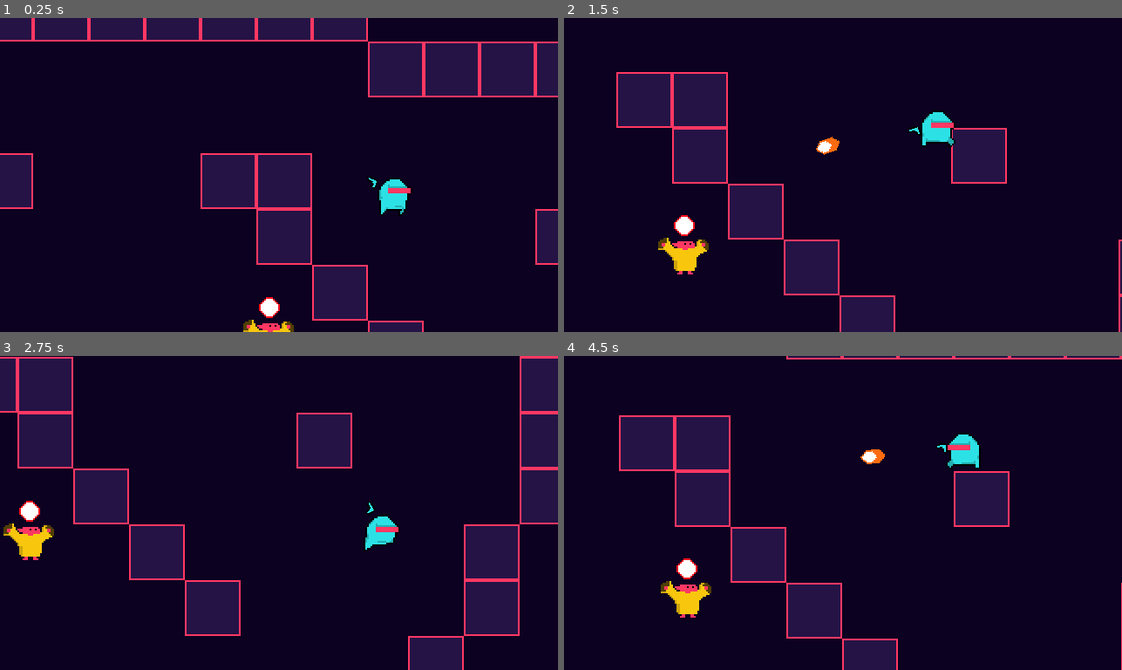
Above: before the commit, frames 1-4 (two rows, left to right).
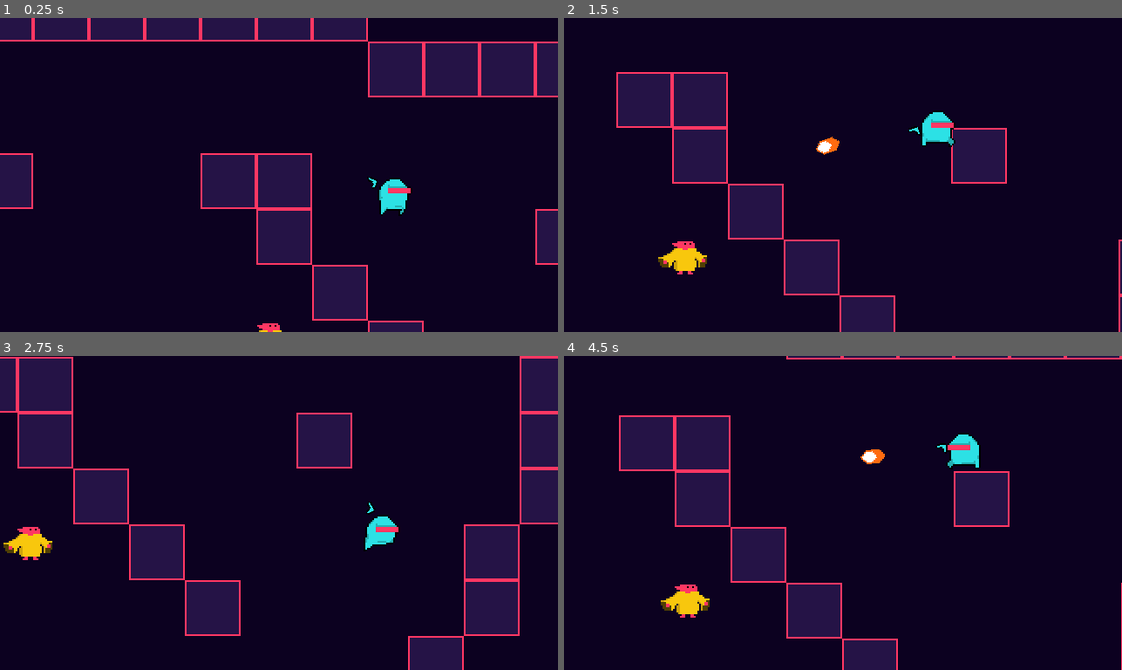
Above: after the commit, the same moments.

Repository: GregCK/RetroGun
Game: Godot game, scene res://World.tscn
Same seed, same stepped clock (60 frames per second), same inputs: the game is played once before the commit and once after it.
Inputs (mouse positions are in pixels of both pictures, inside the frame that each line leads up to):
- Up to frame 1 (0.25 s): no input
- Up to frame 2 (1.5 s): move the mouse to (965, 159) at 0.52 s; press the mouse at (965, 159) at 0.53 s; hold D (right) 0.53-1.28 s; move the mouse to (731, 190) at 1.27 s; release the mouse at (731, 190) at 1.28 s; hold S (down) from 1.28 s (still down); click (731, 190) at 1.35 s
- Up to frame 3 (2.75 s): move the mouse to (334, 443) at 2.02 s; release S (down) at 2.03 s; press the mouse at (334, 443) at 2.03 s; hold D (right) from 2.03 s (still down)
- Up to frame 4 (4.5 s): move the mouse to (815, 575) at 2.77 s; release D (right) at 2.78 s; release the mouse at (815, 575) at 2.78 s; hold W (up) 2.78-3.53 s; click (815, 575) at 2.85 s; move the mouse to (1010, 560) at 3.52 s; press the mouse at (1010, 560) at 3.53 s; hold A (left) from 3.53 s (still down); move the mouse to (675, 465) at 4.27 s; release the mouse at (675, 465) at 4.28 s; click (675, 465) at 4.35 s

The runs differ from the first frame. In frame 1, 0.3% of the frame differs, in the area x 43-53%, y 88-100%; in frame 2, 0.5%, in the area x 16-26%, y 62-80%; in frame 3, 0.5%; in frame 4, 0.5%.

Commit message:
goblin spawn orbs

Diff:
--- a/Enemies/EnemyBullet.gd
+++ b/Enemies/EnemyBullet.gd
@@ -3,7 +3,7 @@
 
 var direction : Vector2
 var velocity : Vector2
-const speed = 50
+const speed = 100
 
 
 # Called when the node enters the scene tree for the first time.
--- a/Enemies/Goblin.gd
+++ b/Enemies/Goblin.gd
@@ -4,14 +4,13 @@
 
 const Bullet = preload("res://Enemies/EnemyBullet.tscn")
 
-
-onready var playerDetectionZone = $PlayerDetectionZone
+onready var sprite = $Sprite
 onready var animationPlayer = $AnimationPlayer
 onready var firePoint = $FirePoint
 onready var shotTimer = $ShotTimer
 onready var playerCast = $FirePoint/PlayerCast
 
-export var shots_to_fire = 4
+export var shots_to_fire = 3
 var shots_fired = 0
 
 enum State{
@@ -31,29 +30,34 @@
 
 
 func _physics_process(delta):
-	if player != null:
-		can_see_player()
 
 	match current_state:
 		State.PATROL:
-			pass
+			if can_see_player():
+				set_state(State.AIM)
 		State.AIM:
 			pass
 		State.SHOOT:
 			pass
 
 func can_see_player():
-	var player_pos = player.get_global_position()
-	var ray_pos = playerCast.get_global_position()
-	var ray_vector = player_pos - ray_pos
-	playerCast.set_cast_to(ray_vector)
-	var coll = playerCast.get_collider()
-
+	if player != null:
+		var player_pos = player.get_global_position()
+		var ray_pos = playerCast.get_global_position()
+		var ray_vector = player_pos - ray_pos
+		playerCast.set_cast_to(ray_vector)
+		var coll = playerCast.get_collider()
+		if playerCast.is_colliding() and coll.is_in_group("player"):
+			return true
+		else:
+			return false
 
 
 func set_state(new_state: int):
 	if new_state == current_state:
 		return
+	elif new_state == State.PATROL:
+		sprite.set_frame(0)
 	if new_state == State.AIM:
 		animationPlayer.play("summon")
 	current_state = new_state
@@ -75,22 +79,12 @@
 
 
 
-func _on_PlayerDetectionZone_body_entered(body):
-	if body.is_in_group("player"):
-		player = body
-		var player_pos = player.get_global_position() * 2
-		player_pos = to_local(player_pos)
-		playerCast.set_cast_to(player_pos)
-		playerCast.force_raycast_update()
-		var cast_location = playerCast.get_cast_to()
 
-		var coll = playerCast.get_collider()
-		if playerCast.is_colliding() and coll.is_in_group("player"):
-			set_state(State.AIM)
 
 
 func _on_ShotTimer_timeout():
 	if shots_fired < shots_to_fire:
 		fire()
 	else:
+		shots_fired = 0
 		set_state(State.PATROL)
--- a/Enemies/Goblin.tscn
+++ b/Enemies/Goblin.tscn
@@ -65,9 +65,6 @@
 radius = 11.7791
 height = 1.13563
 
-[sub_resource type="CircleShape2D" id=6]
-radius = 154.978
-
 [node name="Goblin" type="KinematicBody2D" groups=[
 "enemies",
 ]]
@@ -79,7 +76,6 @@
 texture = ExtResource( 1 )
 vframes = 3
 hframes = 4
-frame = 7
 
 [node name="AnimationPlayer" type="AnimationPlayer" parent="."]
 anims/summon = SubResource( 1 )
@@ -103,16 +99,6 @@
 
 [node name="BlinkAnimationPlayer" parent="." instance=ExtResource( 5 )]
 
-[node name="PlayerDetectionZone" type="Area2D" parent="."]
-visible = false
-monitoring = false
-monitorable = false
-collision_layer = 0
-collision_mask = 10
-
-[node name="CollisionShape2D" type="CollisionShape2D" parent="PlayerDetectionZone"]
-shape = SubResource( 6 )
-
 [node name="FirePoint" type="Position2D" parent="."]
 position = Vector2( 0, -10.692 )
 
@@ -123,9 +109,9 @@
 
 [node name="ShotTimer" type="Timer" parent="."]
 wait_time = 0.5
+one_shot = true
 [connection signal="no_health" from="Stats" to="." method="_on_Stats_no_health"]
 [connection signal="area_entered" from="Hurtbox" to="." method="_on_Hurtbox_area_entered"]
-[connection signal="body_entered" from="PlayerDetectionZone" to="." method="_on_PlayerDetectionZone_body_entered"]
 [connection signal="timeout" from="ShotTimer" to="." method="_on_ShotTimer_timeout"]
 
 [editable path="Hurtbox"]
Not shown: 1 places in Enemies/Goblin.tscn that only renumber resources
